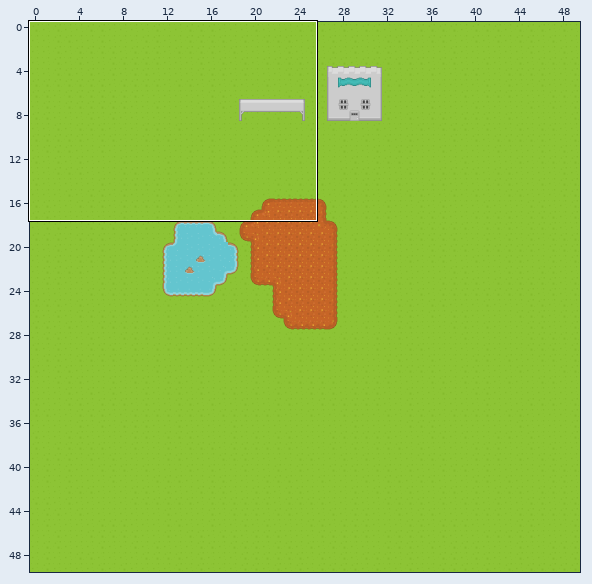
Tiled map, stored at client/websiteAssets/untitled.tmx. Above, an overview of the earlier version with the close-up marked.
Close-up. Earlier state:
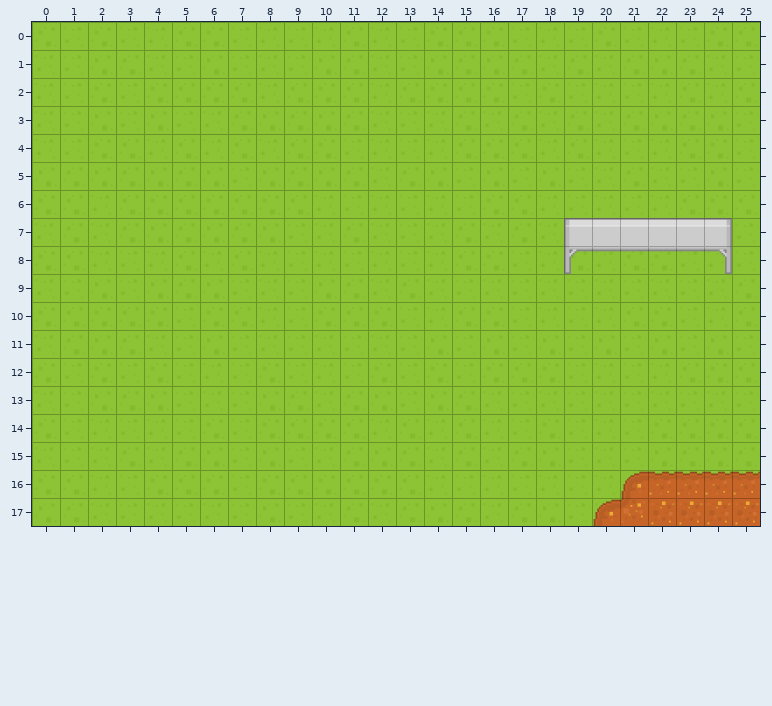
Cells are 64x64 px. Shown: x 0..25, y 0..17. The commit also changed other parts of the map, which this record leaves out.
And afterwards:
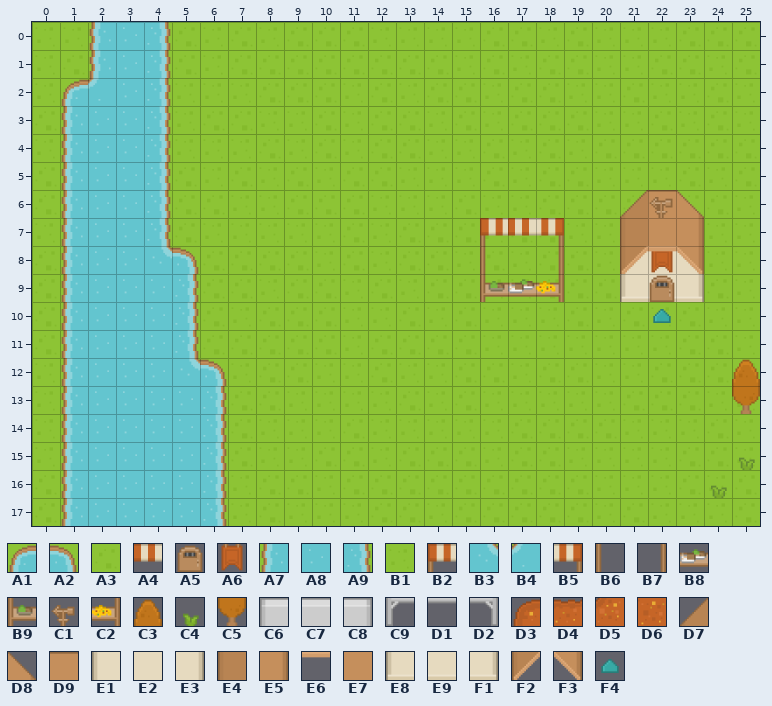
Key: from "roguelikeSheet_transparent": A1 2, A2 4, A3 5, A4 10, A5 33, A6 52, A7 70, A8 71, A9 72, B1 73, B2 78, B3 136, B4 137, B5 146, B6 214, B7 215, B8 283, B9 351, C1 356, C2 421, C3 694, C4 702, C5 762, C6 1112, C7 1113, C8 1114, C9 1180, D1 1181, D2 1182, D3 1226, D4 1227, D5 1293, D6 1295, D7 1448, D8 1449, D9 1453, E1 1513, E2 1514, E3 1515, E4 1516, E5 1517, E6 1518, E7 1521, E8 1581, E9 1582, F1 1583, F2 1584, F3 1585, F4 2104.
__ is an empty cell, ## one hidden under a higher layer.
Tiles of an added or newly shown layer are drawn over the layers below it.
Diff:
Layer "Ground Terrain":
y 0: x 2..4 A3 B1 B1 -> A7 A8 A9
y 1: x 2..4 A3 A3 B1 -> A7 A8 A9
y 2: x 1..4 B1 A3 B1 A3 -> A1 B4 A8 A9
y 3: x 1..4 B1 A3 B1 A3 -> A7 A8 A8 A9
y 4: x 1..4 B1 A3 A3 B1 -> A7 A8 A8 A9
y 5: x 1..4 A3 A3 A3 A3 -> A7 A8 A8 A9
y 6: x 1..4 A3 B1 A3 A3 -> A7 A8 A8 A9; x 21 B1 -> A3
y 7: x 1..4 A3 B1 A3 A3 -> A7 A8 A8 A9; x 18 B1 -> A3
y 8: x 1..5 A3 B1 B1 B1 A3 -> A7 A8 A8 B3 A2; x 18 B1 -> A3; x 21 A3 -> ##; x 23 B1 -> ##
y 9: x 1..5 B1 A3 B1 A3 A3 -> A7 A8 A8 A8 A9; x 18 B1 -> A3; x 21..22 B1 B1 -> ## ##
y 10: x 1..5 A3 A3 A3 A3 B1 -> A7 A8 A8 A8 A9; x 22 A3 -> B1
y 11: x 1..5 A3 A3 A3 B1 B1 -> A7 A8 A8 A8 A9
y 12: x 1..6 B1 A3 B1 A3 B1 B1 -> A7 A8 A8 A8 B3 A2
y 13: x 1..6 B1 A3 A3 A3 B1 B1 -> A7 A8 A8 A8 A8 A9
y 14: x 1..6 B1 B1 B1 B1 B1 A3 -> A7 A8 A8 A8 A8 A9
y 15: x 1..6 B1 B1 A3 B1 A3 A3 -> A7 A8 A8 A8 A8 A9; x 25 A3 -> B1
y 16: x 1..6 A3 B1 B1 A3 A3 A3 -> A7 A8 A8 A8 A8 A9; x 21..22 A3 A3 -> B1 B1; x 24..25 A3 B1 -> B1 A3
y 17: x 1..6 A3 B1 B1 B1 B1 B1 -> A7 A8 A8 A8 A8 A9; x 22..23 ## ## -> B1 B1
Layer "Ground Overlay":
y 16: x 21..25 D3 D4 D4 D4 D4 -> __ __ __ __ __
y 17: x 20..25 D3 D5 D6 D6 D6 D6 -> __ __ __ __ __ __
Layer "Deco0":
y 7: x 16..24 __ __ __ C6 C7 C7 C7 C7 C8 -> B2 A4 B5 __ __ __ __ __ __
y 8: x 16 __ -> B6; x 18..24 __ C9 D1 D1 D1 D1 D2 -> B7 __ __ E1 E2 E3 __
y 9: x 16..18 __ __ __ -> B9 B8 C2; x 21..23 __ __ __ -> E8 E9 F1
y 10: x 22 __ -> F4
y 12: x 25 __ -> C3
y 13: x 25 __ -> C5
y 15: x 25 __ -> C4
y 16: x 24 __ -> C4
Layer "Deco1":
y 6: x 21..23 __ __ __ -> D7 D9 D8
y 7: x 21..23 __ __ __ -> E4 E7 E5
y 8: x 21..23 __ __ __ -> F2 A6 F3
y 9: x 22 __ -> A5
Layer "Deco2" (added):
y 6: x 22 __ -> C1
y 8: x 22 __ -> E6
Pixel boxes of the changes (left, top, right, bottom) in both close-ups:
changed: (61, 22, 227, 526)
changed: (480, 190, 732, 326)
added: (732, 359, 760, 414)
changed: (593, 448, 760, 526)
